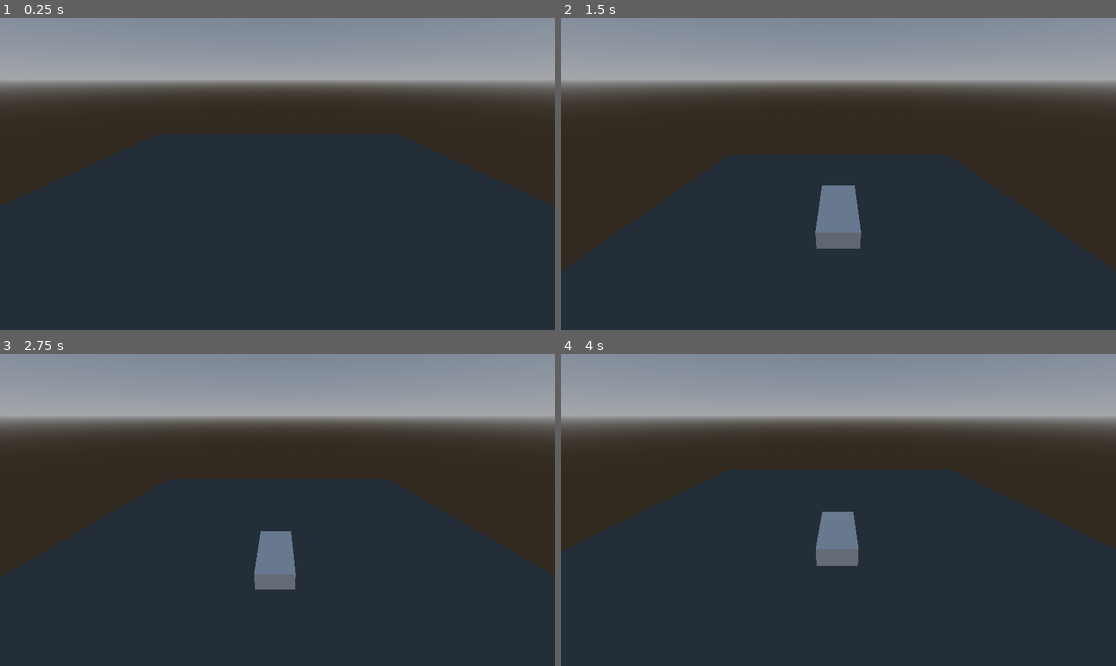
Above: before the commit, frames 1-4 (two rows, left to right).
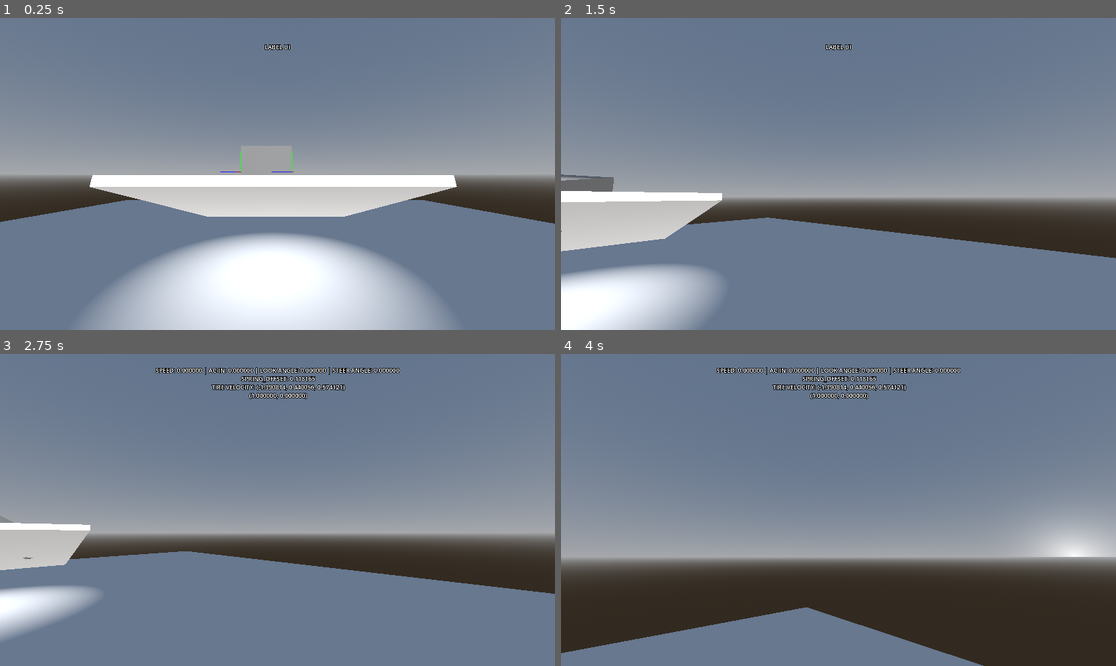
Above: after the commit, the same moments.

Repository: leothecrz/GDSimpleRacing
Game: Godot game, scene res://Scenes/WorldHub.tscn
The game is run twice, just before and just after one commit, with the same random seed, the same clock (stepped at 60 frames per second) and the same inputs.
Inputs (mouse positions are in pixels of both pictures, inside the frame that each line leads up to):
- Up to frame 1 (0.25 s): no input
- Up to frame 2 (1.5 s): tap Enter at 0.5 s; move the mouse to (960, 158) at 0.52 s; hold D (steer_right) 0.53-1.28 s; hold Q (look_left, bound only after the commit) 0.53-1.28 s; click (960, 158) at 0.67 s; tap Space at 0.77, 1.07 s; tap E (look_right, bound only after the commit) at 0.8, 1.35 s; move the mouse to (727, 189) at 1.27 s; hold S (brake) from 1.28 s (still down); click (727, 189) at 1.42 s
- Up to frame 3 (2.75 s): tap Space at 1.52, 1.55, 1.82, 2.1 s; move the mouse to (333, 441) at 2.02 s; release S (brake) at 2.03 s; hold D (steer_right) from 2.03 s (still down); hold Q (look_left, bound only after the commit) from 2.03 s (still down); click (333, 441) at 2.17 s
- Up to frame 4 (4 s): move the mouse to (810, 572) at 2.77 s; release D (steer_right) at 2.78 s; release Q (look_left, bound only after the commit) at 2.78 s; hold W (accelerate) 2.78-3.53 s; tap Q (look_left, bound only after the commit) at 2.85 s; click (810, 572) at 2.92 s; tap Space at 3.02, 3.32, 3.77, 3.8 s; tap E (look_right, bound only after the commit) at 3.05 s; move the mouse to (1005, 556) at 3.52 s; hold A (steer_left) from 3.53 s (still down); hold E (look_right, bound only after the commit) from 3.53 s (still down); click (1005, 556) at 3.67 s

The runs differ from the first frame. In frame 1, 97% of the frame differs, in the area x 0-100%, y 0-100%; in frame 2, 95%; in frame 3, 95%; in frame 4, 82%.

Commit message:
testing new car base

Diff:
--- /dev/null
+++ b/Resources/Materials/Xmat.tres
@@ -0,0 +1,4 @@
+[gd_resource type="StandardMaterial3D" format=3 uid="uid://5jfidnjn4umq"]
+
+[resource]
+albedo_color = Color(1, 0, 0, 1)
--- /dev/null
+++ b/Resources/Materials/Ymat.tres
@@ -0,0 +1,4 @@
+[gd_resource type="StandardMaterial3D" format=3 uid="uid://cpbxi3cxte6lp"]
+
+[resource]
+albedo_color = Color(0, 1, 0, 1)
--- /dev/null
+++ b/Resources/Materials/Zmat.tres
@@ -0,0 +1,4 @@
+[gd_resource type="StandardMaterial3D" format=3 uid="uid://1ctqdx30wojf"]
+
+[resource]
+albedo_color = Color(0, 0, 1, 1)
--- /dev/null
+++ b/Resources/Meshes/CollisionPointSphere.tres
@@ -0,0 +1,5 @@
+[gd_resource type="SphereMesh" format=3 uid="uid://dxp7dgtxruc1j"]
+
+[resource]
+radius = 0.05
+height = 0.1
--- /dev/null
+++ b/Resources/Meshes/wheel_mesh.tres
@@ -0,0 +1,6 @@
+[gd_resource type="CylinderMesh" format=3 uid="uid://bbc8l24apqq5p"]
+
+[resource]
+top_radius = 0.25
+bottom_radius = 0.25
+height = 0.1
--- a/Scenes/CarBase.tscn
+++ /dev/null
@@ -1,44 +0,0 @@
-[gd_scene load_steps=5 format=3 uid="uid://dr7mxq2iswcg"]
-
-[ext_resource type="Script" path="res://Scripts/car_base.gd" id="1_mnjmh"]
-
-[sub_resource type="BoxShape3D" id="BoxShape3D_4sajt"]
-size = Vector3(4, 1, 2)
-
-[sub_resource type="StandardMaterial3D" id="StandardMaterial3D_n325x"]
-
-[sub_resource type="BoxMesh" id="BoxMesh_bdap3"]
-material = SubResource("StandardMaterial3D_n325x")
-size = Vector3(4, 1, 2)
-
-[node name="Car" type="RigidBody3D"]
-script = ExtResource("1_mnjmh")
-
-[node name="CollisionShape3D" type="CollisionShape3D" parent="."]
-shape = SubResource("BoxShape3D_4sajt")
-
-[node name="MeshInstance3D" type="MeshInstance3D" parent="."]
-mesh = SubResource("BoxMesh_bdap3")
-
-[node name="Casters" type="Node3D" parent="."]
-
-[node name="FrontLeft" type="RayCast3D" parent="Casters"]
-transform = Transform3D(1, 0, 0, 0, 1, 0, 0, 0, 1, 2, -0.5, -1)
-
-[node name="FrontRight" type="RayCast3D" parent="Casters"]
-transform = Transform3D(1, 0, 0, 0, 1, 0, 0, 0, 1, 2, -0.5, 1)
-
-[node name="BackLeft" type="RayCast3D" parent="Casters"]
-transform = Transform3D(1, 0, 0, 0, 1, 0, 0, 0, 1, -2, -0.5, -1)
-
-[node name="BackRight" type="RayCast3D" parent="Casters"]
-transform = Transform3D(1, 0, 0, 0, 1, 0, 0, 0, 1, -2, -0.5, 1)
-
-[node name="CamController" type="Node3D" parent="."]
-top_level = true
-
-[node name="CamTarget" type="Node3D" parent="CamController"]
-transform = Transform3D(1, 0, 0, 0, 1, 0, 0, 0, 1, -10, 5, 0)
-
-[node name="PlayerCam" type="Camera3D" parent="CamController/CamTarget"]
-transform = Transform3D(-4.37114e-08, 0.422618, -0.906308, 0, 0.906308, 0.422618, 1, 1.84732e-08, -3.9616e-08, 0, 0, 0)
--- a/Scenes/WorldHub.tscn
+++ b/Scenes/WorldHub.tscn
@@ -1,6 +1,8 @@
-[gd_scene load_steps=9 format=3 uid="uid://d4a3l21yf7ynx"]
+[gd_scene load_steps=11 format=3 uid="uid://d4a3l21yf7ynx"]
 
-[ext_resource type="PackedScene" uid="uid://dr7mxq2iswcg" path="res://Scenes/CarBase.tscn" id="1_r5x3w"]
+[ext_resource type="Script" path="res://Scripts/world_hub.gd" id="1_i7mf5"]
+[ext_resource type="PackedScene" uid="uid://dlnjwter5em87" path="res://Scenes/base_car.tscn" id="2_8lfj3"]
+[ext_resource type="PackedScene" uid="uid://b4gd86afio7p8" path="res://Scenes/dev_cam_agent.tscn" id="3_uh36i"]
 
 [sub_resource type="ProceduralSkyMaterial" id="ProceduralSkyMaterial_t8t3x"]
 
@@ -18,21 +20,28 @@
 size = Vector3(30, 1, 30)
 
 [sub_resource type="StandardMaterial3D" id="StandardMaterial3D_oj7ws"]
-albedo_color = Color(0.370105, 0.400627, 0.400246, 1)
 
 [sub_resource type="BoxMesh" id="BoxMesh_l84t5"]
 material = SubResource("StandardMaterial3D_oj7ws")
 size = Vector3(30, 1, 30)
 
 [node name="HubWorld" type="Node3D"]
+script = ExtResource("1_i7mf5")
 
 [node name="WorldEnvironment" type="WorldEnvironment" parent="."]
 environment = SubResource("Environment_87qj4")
 
+[node name="SpotLight3D" type="SpotLight3D" parent="."]
+transform = Transform3D(1, 0, 0, 0, -4.37114e-08, 1, 0, -1, -4.37114e-08, 0.0660229, 6.26569, 0.0503262)
+spot_range = 12.517
+spot_attenuation = 0.0
+spot_angle = 34.11
+
 [node name="DirectionalLight3D" type="DirectionalLight3D" parent="."]
-transform = Transform3D(1, 0, 0, 0, 1, 0, 0, 0, 1, -0.0174866, 35.3806, 0)
+transform = Transform3D(1, 0, 0, 0, 1, 0, 0, 0, 1, 46.073, 19.0939, 13.3861)
 
 [node name="Ground" type="StaticBody3D" parent="."]
+collision_mask = 3
 physics_material_override = SubResource("PhysicsMaterial_y2kww")
 
 [node name="CollisionShape3D" type="CollisionShape3D" parent="Ground"]
@@ -41,5 +50,22 @@
 [node name="MeshInstance3D" type="MeshInstance3D" parent="Ground"]
 mesh = SubResource("BoxMesh_l84t5")
 
-[node name="Car" parent="." instance=ExtResource("1_r5x3w")]
-transform = Transform3D(1, 0, 0, 0, 1, 0, 0, 0, 1, -2.39373, 12.438, 0)
+[node name="Ground2" type="StaticBody3D" parent="."]
+transform = Transform3D(0.19, 0, 0, 0, 0.182149, 0.0540518, 0, -0.0540518, 0.182149, 0.19524, 2.22075, -0.494804)
+collision_mask = 3
+physics_material_override = SubResource("PhysicsMaterial_y2kww")
+
+[node name="CollisionShape3D" type="CollisionShape3D" parent="Ground2"]
+shape = SubResource("BoxShape3D_36w1b")
+
+[node name="MeshInstance3D" type="MeshInstance3D" parent="Ground2"]
+mesh = SubResource("BoxMesh_l84t5")
+
+[node name="BaseCar" parent="." instance=ExtResource("2_8lfj3")]
+transform = Transform3D(-0.006161, 0, -0.999981, 0, 1, 0, 0.999981, 0, -0.006161, 0, 3.745, -1.068)
+gravity_scale = 1.0
+SPRING_DAMP = 10.0
+
+[node name="CAM_AGENT" parent="." node_paths=PackedStringArray("carRef") instance=ExtResource("3_uh36i")]
+transform = Transform3D(1, 0, 0, 0, 1, 0, 0, 0, 1, 0.263261, 3.14012, 5.41639)
+carRef = NodePath("../BaseCar")
--- /dev/null
+++ b/Scenes/base_car.tscn
@@ -0,0 +1,67 @@
+[gd_scene load_steps=6 format=3 uid="uid://dlnjwter5em87"]
+
+[ext_resource type="Script" path="res://Scripts/Cars/base_car.gd" id="1_w42rn"]
+[ext_resource type="CylinderMesh" uid="uid://bbc8l24apqq5p" path="res://Resources/Meshes/wheel_mesh.tres" id="2_vcw5s"]
+[ext_resource type="PackedScene" uid="uid://cnd7vks3lxvwn" path="res://Scenes/base_car_caster.tscn" id="4_oo0kv"]
+
+[sub_resource type="BoxShape3D" id="BoxShape3D_2xpqb"]
+size = Vector3(3, 0.75, 1.5)
+
+[sub_resource type="BoxMesh" id="BoxMesh_ydgyr"]
+size = Vector3(3, 0.75, 1.25)
+
+[node name="RigidBody3D" type="RigidBody3D"]
+collision_layer = 2
+gravity_scale = 0.01
+script = ExtResource("1_w42rn")
+
+[node name="CarCollision" type="CollisionShape3D" parent="."]
+shape = SubResource("BoxShape3D_2xpqb")
+
+[node name="CarMesh" type="MeshInstance3D" parent="."]
+mesh = SubResource("BoxMesh_ydgyr")
+skeleton = NodePath("")
+
+[node name="Wheels" type="Node3D" parent="."]
+
+[node name="FR" type="MeshInstance3D" parent="Wheels"]
+transform = Transform3D(1, 0, 0, 0, -4.37114e-08, -1, 0, 1, -4.37114e-08, 1.25, -0.619, 0.673)
+mesh = ExtResource("2_vcw5s")
+
+[node name="FL" type="MeshInstance3D" parent="Wheels"]
+transform = Transform3D(1, 0, 0, 0, -4.37114e-08, -1, 0, 1, -4.37114e-08, 1.25, -0.619, -0.673)
+mesh = ExtResource("2_vcw5s")
+
+[node name="BR" type="MeshInstance3D" parent="Wheels"]
+transform = Transform3D(1, 0, 0, 0, -4.37114e-08, -1, 0, 1, -4.37114e-08, -1.25, -0.619, 0.673)
+mesh = ExtResource("2_vcw5s")
+
+[node name="BL" type="MeshInstance3D" parent="Wheels"]
+transform = Transform3D(1, 0, 0, 0, -4.37114e-08, -1, 0, 1, -4.37114e-08, -1.25, -0.619, -0.673)
+mesh = ExtResource("2_vcw5s")
+
+[node name="Casters" type="Node3D" parent="."]
+transform = Transform3D(1, 0, 0, 0, 1, 0, 0, 0, 1, 0, 0.1, 0)
+
+[node name="FR" parent="Casters" instance=ExtResource("4_oo0kv")]
+transform = Transform3D(1, 0, 0, 0, 1, 0, 0, 0, 1, 1.5, -0.375, 0.626)
+
+[node name="FL" parent="Casters" instance=ExtResource("4_oo0kv")]
+transform = Transform3D(1, 0, 0, 0, 1, 0, 0, 0, 1, 1.5, -0.375, -0.626)
+
+[node name="BR" parent="Casters" instance=ExtResource("4_oo0kv")]
+transform = Transform3D(1, 0, 0, 0, 1, 0, 0, 0, 1, -1.5, -0.375, 0.626)
+
+[node name="BL" parent="Casters" instance=ExtResource("4_oo0kv")]
+transform = Transform3D(1, 0, 0, 0, 1, 0, 0, 0, 1, -1.5, -0.375, -0.626)
+
+[node name="CamTarget" type="Node3D" parent="."]
+transform = Transform3D(1, 0, 0, 0, 1, 0, 0, 0, 1, -6, 1, 0)
+
+[node name="RemoteTransform3D" type="RemoteTransform3D" parent="."]
+transform = Transform3D(1, 0, 0, 0, 1, 0, 0, 0, 1, -6, 1, 0)
+remote_path = NodePath("../CamTarget")
+
+[node name="PlayerCam" type="Camera3D" parent="RemoteTransform3D"]
+transform = Transform3D(-4.37114e-08, 0.173648, -0.984808, 0, 0.984808, 0.173648, 1, 7.59039e-09, -4.30473e-08, 0, 0, 0)
+fov = 90.0
--- /dev/null
+++ b/Scenes/base_car_caster.tscn
@@ -0,0 +1,41 @@
+[gd_scene load_steps=9 format=3 uid="uid://cnd7vks3lxvwn"]
+
+[ext_resource type="Script" path="res://Scripts/Cars/base_car_caster.gd" id="1_txv5k"]
+[ext_resource type="Material" uid="uid://5jfidnjn4umq" path="res://Resources/Materials/Xmat.tres" id="1_xhb5h"]
+[ext_resource type="Material" uid="uid://cpbxi3cxte6lp" path="res://Resources/Materials/Ymat.tres" id="2_4r4sd"]
+[ext_resource type="Material" uid="uid://1ctqdx30wojf" path="res://Resources/Materials/Zmat.tres" id="3_l6mr1"]
+
+[sub_resource type="SphereMesh" id="SphereMesh_t7gey"]
+radius = 0.05
+height = 0.1
+
+[sub_resource type="BoxMesh" id="BoxMesh_wn7hi"]
+material = ExtResource("1_xhb5h")
+size = Vector3(0.5, 0.02, 0.02)
+
+[sub_resource type="BoxMesh" id="BoxMesh_j8jlv"]
+material = ExtResource("2_4r4sd")
+size = Vector3(0.02, 0.5, 0.02)
+
+[sub_resource type="BoxMesh" id="BoxMesh_ri8mk"]
+material = ExtResource("3_l6mr1")
+size = Vector3(0.02, 0.02, 0.5)
+
+[node name="BaseCarCaster" type="RayCast3D"]
+target_position = Vector3(0, -0.5, 0)
+script = ExtResource("1_txv5k")
+
+[node name="COLPOINT" type="MeshInstance3D" parent="."]
+mesh = SubResource("SphereMesh_t7gey")
+
+[node name="XForce" type="MeshInstance3D" parent="."]
+transform = Transform3D(1, 0, 0, 0, 1, 0, 0, 0, 1, 0.25, 0, 0)
+mesh = SubResource("BoxMesh_wn7hi")
+
+[node name="YForce" type="MeshInstance3D" parent="."]
+transform = Transform3D(1, 0, 0, 0, 1, 0, 0, 0, 1, 0, 0.25, 0)
+mesh = SubResource("BoxMesh_j8jlv")
+
+[node name="ZForce" type="MeshInstance3D" parent="."]
+transform = Transform3D(1, 0, 0, 0, 1, 0, 0, 0, 1, 0, 0, 0.25)
+mesh = SubResource("BoxMesh_ri8mk")
--- /dev/null
+++ b/Scenes/dev_cam_agent.tscn
@@ -0,0 +1,11 @@
+[gd_scene load_steps=2 format=3 uid="uid://b4gd86afio7p8"]
+
+[ext_resource type="Script" path="res://Scripts/Dev/dev_cam_agent.gd" id="1_ycfud"]
+
+[node name="CAMAGENT" type="Camera3D"]
+current = true
+script = ExtResource("1_ycfud")
+
+[node name="Label3D" type="Label3D" parent="."]
+transform = Transform3D(1, 0, 0, 0, 1, 0, 0, 0, 1, 0, 3.409, -5.45)
+text = "LABEL UI"
--- /dev/null
+++ b/Scripts/Cars/base_car.gd
@@ -0,0 +1,128 @@
+class_name  BaseCar;
+
+extends RigidBody3D;
+
+#SELF REFS
+@onready var CasterReference : Node3D = $Casters;
+
+
+@export_category("SPRINGS")
+@export var SPRING_STRENGTH = 50.0;
+@export var SPRING_DAMP = 5.0;
+
+@export_category("SLIP")
+@export var TIRE_MASS = 0.0005;
+@export var IS_FOUR_WHEEL_DRIVE = false;
+@export var FRONT_SLIP = 1.0;
+@export var BACK_SLIP = 1.0;
+
+@export_category("ACCELERATION")
+@export var ACC_FORCE: float = 10.0  # Forward force applied to the car
+@export var BRAKE_FORCE: float = 10.0  # Braking force
+
+@export_category("DEBUG VARS")
+@export var steerAngle 			: float = 0.0;
+@export var lookAngle 			: float = 0.0;
+@export var accelInput			: float = 0.0;
+@export var MAX_STEER_ANGLE 	: float = 0.5;
+@export var MAX_LOOKING_ANGLE 	: float = 2.0;
+
+
+var currentSpeed	: float = 0.0;
+var printbuffer		: int = 0;
+var springoffset	: float = 0;
+
+var tirevelocity = Vector3.ZERO;
+
+##
+func getPointVelocity(point : Vector3) -> Vector3:
+	return linear_velocity + angular_velocity.cross(point - position);
+
+##
+func handleInputs(delta : float) -> void:
+	var forward_direction = global_transform.basis.x;
+	var steer_input = Input.get_action_strength("steer_right") - Input.get_action_strength("steer_left");
+	steerAngle = clamp(steerAngle + (steer_input * delta), -MAX_STEER_ANGLE, MAX_STEER_ANGLE);
+	steerAngle = lerp(steerAngle, 0.0, 0.1);
+	if(printbuffer == 0): print("Steer Angle: ", steerAngle);
+
+	var look_input = Input.get_action_strength("look_right") - Input.get_action_strength("look_left");
+	lookAngle = clamp(lookAngle + (look_input * delta), -MAX_LOOKING_ANGLE, MAX_LOOKING_ANGLE);
+	lookAngle = lerp(lookAngle, 0.0, 0.001);
+	if(printbuffer == 0): print("Look Angle: ", lookAngle);
+
+	accelInput = Input.get_action_strength("accelerate") - Input.get_action_strength("brake");
+	if(printbuffer == 0): print("Accel Input: ", accelInput);
+
+	currentSpeed = self.linear_velocity.dot(forward_direction)
+	if(printbuffer == 0): print("Speed: ", currentSpeed);
+	return;
+
+##
+func applyForceTo(delta : float, caster : BaseCarCaster, index : int) -> void:
+	var TESTCOLPOINT : MeshInstance3D = caster.GetCollisionMesh();
+	TESTCOLPOINT.visible = false;
+
+	if(not caster.is_colliding()): return;
+	var collisionPoint : Vector3 = caster.get_collision_point();
+	var casterCollisionDiff : Vector3 = collisionPoint - caster.global_position
+
+	var tireVelocity = getPointVelocity(caster.position)
+
+
+	##Suspension
+	springoffset = casterCollisionDiff.y - caster.target_position.y;
+	var springForce = (springoffset * SPRING_STRENGTH) - ( tireVelocity.y * SPRING_DAMP);
+	apply_impulse(caster.basis.y * springForce * delta, caster.position)
+	caster.SetYLength(springForce);
+
+	##Slip
+
+
+	##Acceleration
+
+
+	if(index == 0):
+		tirevelocity = tireVelocity;
+
+	TESTCOLPOINT.visible = true;
+	TESTCOLPOINT.position = casterCollisionDiff;
+	return;
+
+##
+func applyForces(delta : float) -> void:
+	var i : int = 0;
+	for caster : BaseCarCaster in CasterReference.get_children():
+		applyForceTo(delta, caster, i);
+		i += 1;
+	return;
+
+
+
+##
+func updateTESTINFO() -> String:
+	var outstring = "";
+	outstring = "SPEED: %f | AC-IN: %f | LOOK ANGLE: %f | STEER ANGLE: %f" % [currentSpeed, accelInput, lookAngle, steerAngle];
+	outstring += "\n SPRING_OFFSET: %f" % [springoffset]
+	outstring += "\n TIRE VELOCITY: %v" % [tirevelocity]
+	return outstring;
+
+
+
+##
+func _ready() -> void:
+	return;
+
+##
+func _process(delta: float) -> void:
+	#delta = clampf(delta, 0.0, 0.01);
+	#handleInputs(delta);
+	#applyForces(delta);
+	printbuffer += 1;
+	if(printbuffer > 10000):
+		printbuffer = 0;
+	return;
+
+func _physics_process(delta: float) -> void:
+	applyForces(delta);
+	return;
--- /dev/null
+++ b/Scripts/Cars/base_car_caster.gd
@@ -0,0 +1,43 @@
+class_name BaseCarCaster;
+
+extends RayCast3D;
+
+const FORCE_FLOOR = 200;
+
+@onready var CollisionPointMesh : MeshInstance3D = $COLPOINT;
+@onready var XMesh = $XForce
+@onready var YMesh = $YForce
+@onready var ZMesh = $ZForce
+
+func GetCollisionMesh() -> MeshInstance3D:
+	return CollisionPointMesh;
+
+func SetXLength(force : float) -> void:
+	var mesh : BoxMesh = XMesh.mesh;
+	var newSize = force / FORCE_FLOOR;
+	mesh.size.x = newSize;
+	XMesh.position.x = newSize/2
+	return;
+
+func SetYLength(force : float) -> void:
+	var mesh : BoxMesh = YMesh.mesh;
+	var newSize = force / FORCE_FLOOR;
+	mesh.size.y = newSize;
+	YMesh.position.y = newSize/2
+	return;
+
+func SetZLength(force : float) -> void:
+	var mesh : BoxMesh = ZMesh.mesh;
+	var newSize = force / FORCE_FLOOR;
+	mesh.size.z = newSize;
+	ZMesh.position.z = newSize/2
+	return;
+
+# Called when the node enters the scene tree for the first time.
+func _ready() -> void:
+	pass # Replace with function body.
+
+
+# Called every frame. 'delta' is the elapsed time since the previous frame.
+func _process(delta: float) -> void:
+	pass
--- /dev/null
+++ b/Scripts/Dev/dev_cam_agent.gd
@@ -0,0 +1,68 @@
+extends Camera3D
+
+
+@export var carRef : BaseCar;
+
+@export var speed : float = 5.0;
+@export var sensitivity : float = 0.2;
+
+@onready var labelUI = $Label3D;
+
+var ETA : float = 0.0;
+
+
+# Called when the node enters the scene tree for the first time.
+func _ready() -> void:
+	pass # Replace with function body.
+
+
+func rotate_camera(mouse_delta: Vector2):
+	# Rotate around Y-axis (left/right) using parent (Node3D)
+	rotation_degrees.y -= mouse_delta.x * sensitivity
+
+	rotation_degrees.x -= mouse_delta.y * sensitivity
+	rotation_degrees.x = clamp(rotation_degrees.x, -90, 90)
+	return;
+
+
+func _input(event: InputEvent) -> void:
+	if(event is InputEventKey):
+		var keyEvent = event as InputEventKey;
+		if(event.is_released()):
+			return;
+		match(keyEvent.keycode):
+			KEY_SPACE:
+				current = !current
+				return;
+		return;
+
+	if(not current):
+		return;
+
+	if(event is InputEventMouseMotion):
+		if(Input.mouse_mode == Input.MOUSE_MODE_CAPTURED):
+			rotate_camera(event.relative);
+		return;
+
+	return;
+
+# Called every frame. 'delta' is the elapsed time since the previous frame.
+func _process(delta: float) -> void:
+
+	if(not current):
+		return;
+
+	var inputVector : Vector2 = Input.get_vector("steer_left", "steer_right", "brake", "accelerate").normalized();
+	var direction = Vector3.ZERO
+
+	direction += inputVector.y * -global_transform.basis.z  # Forward direction
+	direction += inputVector.x * global_transform.basis.x  # Forward direction
+	global_translate(direction * speed * delta)
+
+	ETA += delta
+	if(ETA >= 2):
+		ETA = 0;
+		labelUI.text = carRef.updateTESTINFO() if carRef else "";
+		labelUI.text += "\n %v" % [inputVector];
+
+	return;
--- a/Scripts/car_base.gd
+++ /dev/null
@@ -1,91 +0,0 @@
-extends RigidBody3D
-
-enum CASTER_CHILD {FL,FR,BL,BR};
-@onready var CASTERS = $Casters;
-
-@onready var CAM = $CamController;
-
-var SPRING_STRENGHT = 100.0;
-var SPRING_DAMP = 15.0;
-var SPRING_MAX_FORCE = 500;
-
-var FRICTION_FORCE = 10;
-
-var STEER_ANGLE: float = 10.0  # Steering input
-var MAX_STEER_ANGLE: float = 0.5  # Maximum steering angle (radians)
-var ACC_FORCE: float = 10.0  # Forward force applied to the car
-var BRAKE_FORCE: float = 10.0  # Braking force
-
-var current_speed: float = 0.0  # Current forward speed
-
-
-# Called when the node enters the scene tree for the first time.
-func _ready() -> void:
-	pass # Replace with function body.
-
-
-func applyforces(ray:RayCast3D, delta: float):
-	if not ray.is_colliding():
-		return;
-
-	var collision_point = ray.get_collision_point();
-	var current_length = (ray.global_transform.origin - collision_point).length();
-	var offset = current_length - ray.target_position.y;
-
-
-	if(offset <= 0):
-		return;
-
-	print(collision_point);
-	print(current_length);
-	print(offset);
-
-	var RayBasis = ray.global_transform.basis;
-	var relative_velocity = self.linear_velocity.dot(RayBasis.y);
-	var spring_force = -SPRING_STRENGHT * offset;
-	var damping_force = -SPRING_DAMP * relative_velocity;
-
-	var total_force = spring_force + damping_force
-	total_force = clamp(total_force, 0, SPRING_MAX_FORCE)
-
-	#apply_central_force(RayBasis.y * total_force)
-	apply_force(RayBasis.y * delta * total_force, ray.position);
-
-	var lateral_velocity = linear_velocity.dot(RayBasis.x)
-	apply_central_impulse(-RayBasis.x * lateral_velocity * delta * FRICTION_FORCE)
-
-	return;
-
-func castingProcess(delta: float):
-	for caster in CASTER_CHILD.values():
-		applyforces(CASTERS.get_child(caster), delta);
-	return;
-
-func handle_input(delta: float) -> void:
-	var forward_direction = global_transform.basis.x
-
-	var steer_input = Input.get_action_strength("steer_right") - Input.get_action_strength("steer_left")
-	if(steer_input != 0):
-		print(steer_input);
-	STEER_ANGLE = clamp(STEER_ANGLE + steer_input * delta, -MAX_STEER_ANGLE, MAX_STEER_ANGLE)
-
-	CASTERS.get_child(CASTER_CHILD.FL).rotation.y = STEER_ANGLE
-	CASTERS.get_child(CASTER_CHILD.FR).rotation.y = STEER_ANGLE
-
-	var accel_input = Input.get_action_strength("accelerate") - Input.get_action_strength("brake")
-	if accel_input != 0:
-		var accel_force = forward_direction * ACC_FORCE * accel_input
-		apply_central_force(accel_force)
-		if accel_input < 0:
-			apply_central_impulse(-linear_velocity * BRAKE_FORCE * delta)
-
-	current_speed = linear_velocity.dot(forward_direction)
-	return;
-
-
-# Called every frame. 'delta' is the elapsed time since the previous frame.
-func _process(delta: float) -> void:
-	castingProcess(delta);
-	handle_input(delta);
-	CAM.position = lerp(CAM.position, position, 0.01);
-	pass
--- /dev/null
+++ b/Scripts/world_hub.gd
@@ -0,0 +1,32 @@
+extends Node3D
+
+var mouseCaptured : bool = true;
+
+# Called when the node enters the scene tree for the first time.
+func _ready() -> void:
+	Input.mouse_mode = Input.MOUSE_MODE_CAPTURED;
+	mouseCaptured = true;
+	return;
+
+func _input(event: InputEvent) -> void:
+	if(not event is InputEventMouseButton):
+		return;
+	var mouseEvent : InputEventMouseButton = event as InputEventMouseButton;
+	if(not mouseEvent.pressed):
+		return;
+	if(mouseEvent.button_index == MOUSE_BUTTON_LEFT):
+		if (mouseCaptured):
+			Input.mouse_mode = Input.MOUSE_MODE_VISIBLE
+		else:
+			Input.mouse_mode = Input.MOUSE_MODE_CAPTURED
+		mouseCaptured = !mouseCaptured;
+	return;
+
+
+# Called every frame. 'delta' is the elapsed time since the previous frame.
+func _process(delta: float) -> void:
+	if(Input.is_action_just_pressed("Escape")):
+		get_tree().quit();
+		return;
+
+	pass
--- a/project.godot
+++ b/project.godot
@@ -47,6 +47,27 @@
 , Object(InputEventJoypadMotion,"resource_local_to_scene":false,"resource_name":"","device":-1,"axis":4,"axis_value":1.0,"script":null)
 ]
 }
+look_right={
+"deadzone": 0.5,
+"events": [Object(InputEventKey,"resource_local_to_scene":false,"resource_name":"","device":-1,"window_id":0,"alt_pressed":false,"shift_pressed":false,"ctrl_pressed":false,"meta_pressed":false,"pressed":false,"keycode":0,"physical_keycode":69,"key_label":0,"unicode":101,"location":0,"echo":false,"script":null)
+, Object(InputEventJoypadMotion,"resource_local_to_scene":false,"resource_name":"","device":-1,"axis":2,"axis_value":1.0,"script":null)
+]
+}
+look_left={
+"deadzone": 0.5,
+"events": [Object(InputEventKey,"resource_local_to_scene":false,"resource_name":"","device":-1,"window_id":0,"alt_pressed":false,"shift_pressed":false,"ctrl_pressed":false,"meta_pressed":false,"pressed":false,"keycode":0,"physical_keycode":81,"key_label":0,"unicode":113,"location":0,"echo":false,"script":null)
+, Object(InputEventJoypadMotion,"resource_local_to_scene":false,"resource_name":"","device":-1,"axis":2,"axis_value":-1.0,"script":null)
+]
+}
+Escape={
+"deadzone": 0.5,
+"events": [Object(InputEventKey,"resource_local_to_scene":false,"resource_name":"","device":-1,"window_id":0,"alt_pressed":false,"shift_pressed":false,"ctrl_pressed":false,"meta_pressed":false,"pressed":false,"keycode":0,"physical_keycode":4194305,"key_label":0,"unicode":0,"location":0,"echo":false,"script":null)
+]
+}
+
+[physics]
+
+common/physics_ticks_per_second=180
 
 [rendering]
 
